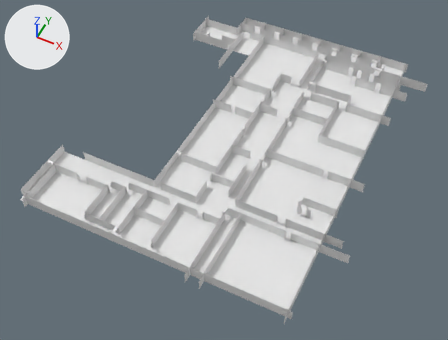
The Blender file assets/LFloor.blend as it was, and as the next commit left it.
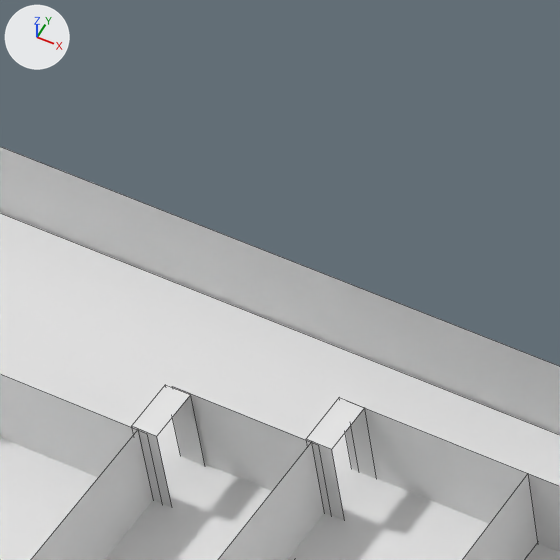
The first picture shows the older version from a 50 mm camera at (27.7, -55.0, 77.6) aimed at (-4.7, 9.9, -3.5). The close-ups show the older and then the newer version on the part from 21% to 34% of the width and 41% to 58% of the height of that picture. Only the edits that show in the close-ups are written down. The lights are fixed; the arrows at upper left show +X, +Y and +Z. The close-ups show mesh edges as thin lines.
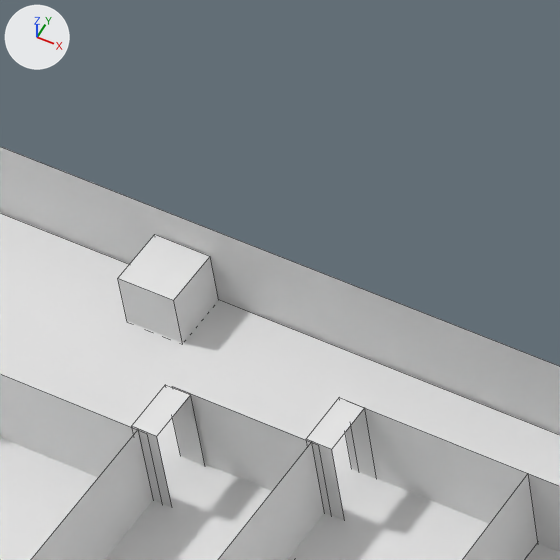
What differs and where, as boxes (x1, y1, x2, y2) in the close-ups (560 x 560 px):
'Cube.001', added: after (118, 234, 219, 343)

The change in detail:
Mesh me_cube_001 is new.
It is a box spanning x -1.0..1.0, y -1.0..1.0, z -1.0..1.0.
Object 'Cube.001' (ob_cube_001) is new; it shows me_cube_001.
Its location is (-19.99, -1.92, 0.53).
Its scale is (0.565, 0.565, 0.565).
